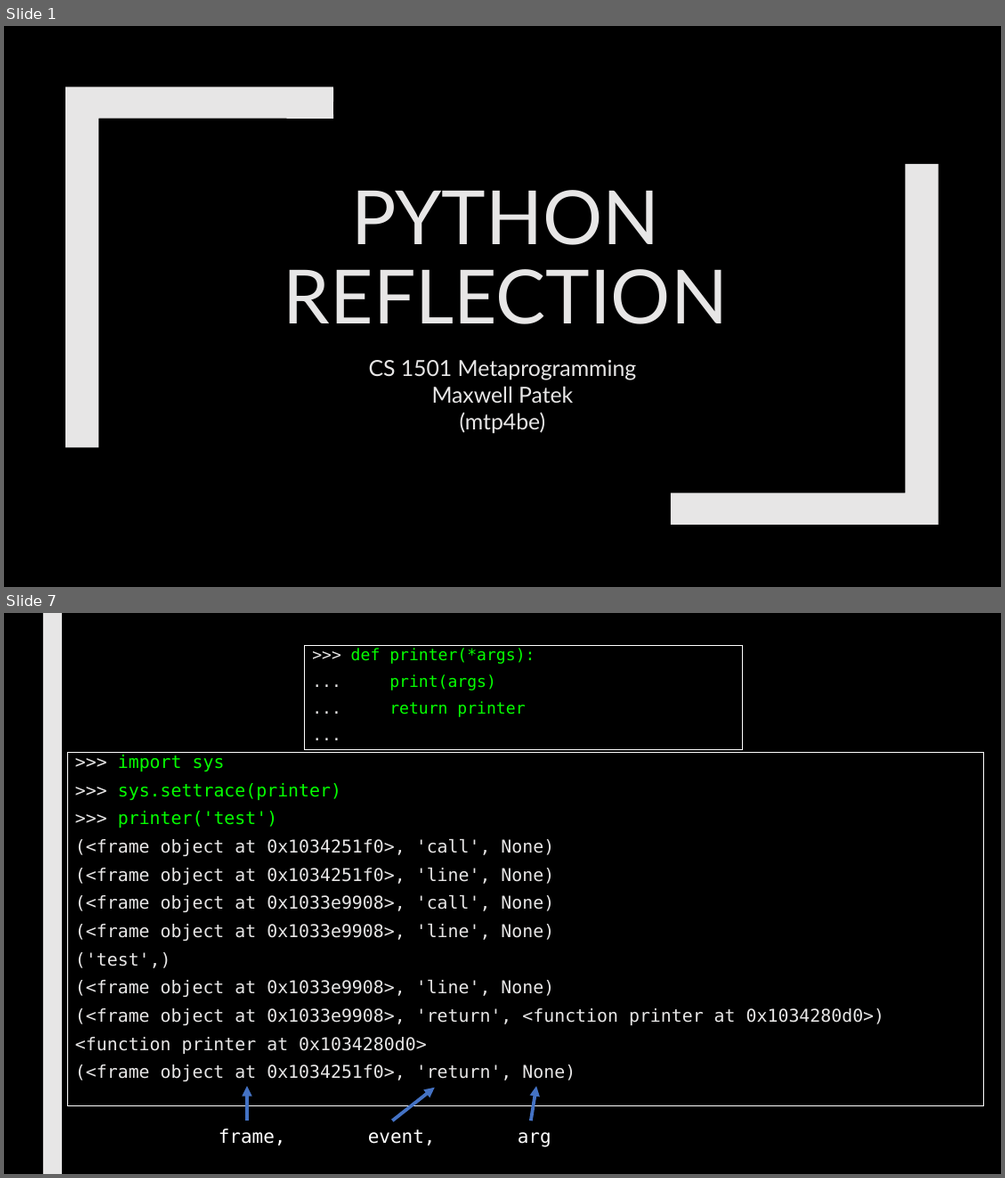
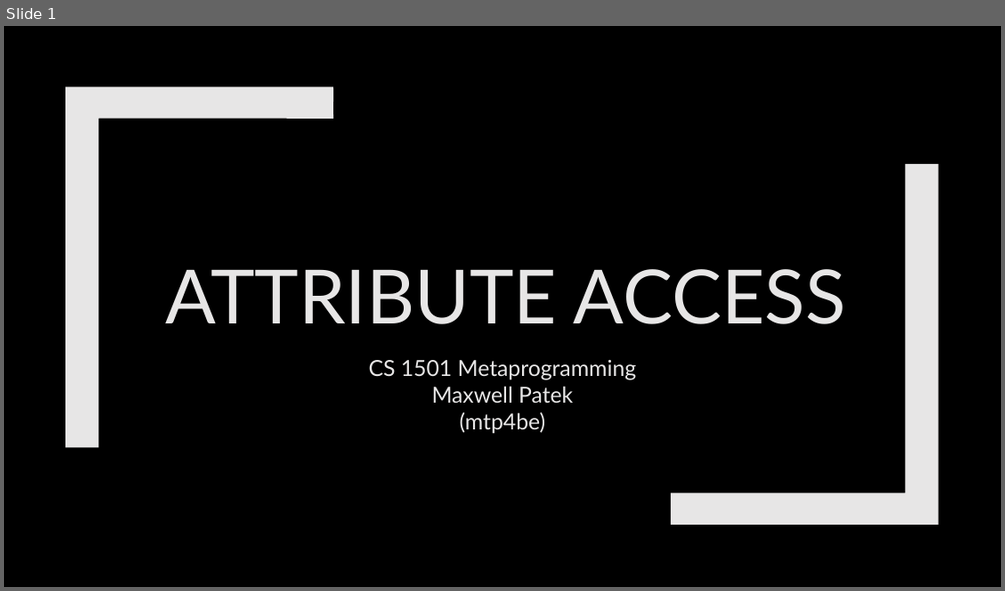
Before and after one commit to max7patek/metaprogramming, a slide deck: slides/07-AttributeAccess.pptx. Shown one above the other, each under a label of ours: slides 1 and 7 before the commit, slide 1 after it; the slides between them are not shown. The pictures are 1005x1178 and 1005x591 pixels, drawn with LibreOffice and Linux fonts; fonts in the diff are those of the drawing. Boxes give left, top, right and bottom in pixels: in the first picture for what was removed or moved away, otherwise in the second. Text is boxed around its words. In the diff, an @@ line names an element or a change of style, - is before the commit and + after.

Commit message:
added attribute and descriptor stuff

```diff
--- a/slides/07-AttributeAccess.pptx
+++ b/slides/07-AttributeAccess.pptx
@@ slide 7 removed at (x1=4, y1=613, x2=1001, y2=1174), background #000000 @@
@@ rectangle removed at (x1=43, y1=613, x2=62, y2=1174) @@
@@ rectangle removed at (x1=305, y1=646, x2=742, y2=751) @@
->>> def printer(*args):
-... print(args)
-... return printer
-...
@@ rectangle removed at (x1=67, y1=752, x2=984, y2=1106) @@
->>> import sys
->>> sys.settrace(printer)
->>> printer('test')
-(<frame object at 0x1034251f0>, 'call', None)
-(<frame object at 0x1034251f0>, 'line', None)
-(<frame object at 0x1033e9908>, 'call', None)
-(<frame object at 0x1033e9908>, 'line', None)
-('test',)
-(<frame object at 0x1033e9908>, 'line', None)
-(<frame object at 0x1033e9908>, 'return', <function printer at 0x1034280d0>)
-<function printer at 0x1034280d0>
-(<frame object at 0x1034251f0>, 'return', None)
@@ arrow removed from (247, 1121) to (247, 1086) @@
@@ arrow removed from (392, 1121) to (435, 1087) @@
@@ arrow removed from (531, 1121) to (536, 1086) @@
@@ text removed at (x1=218, y1=1128, x2=551, y2=1147) @@
-frame, event, arg
@@ slide 1 changed as well @@
@@ title at (x1=165, y1=269, x2=846, y2=324): text changed @@
-PYTHON REFLECTION
+ATTRIBUTE ACCESS
```
Also in this commit, not shown: 18 slides added, 32 other slides removed, 1 other file.
